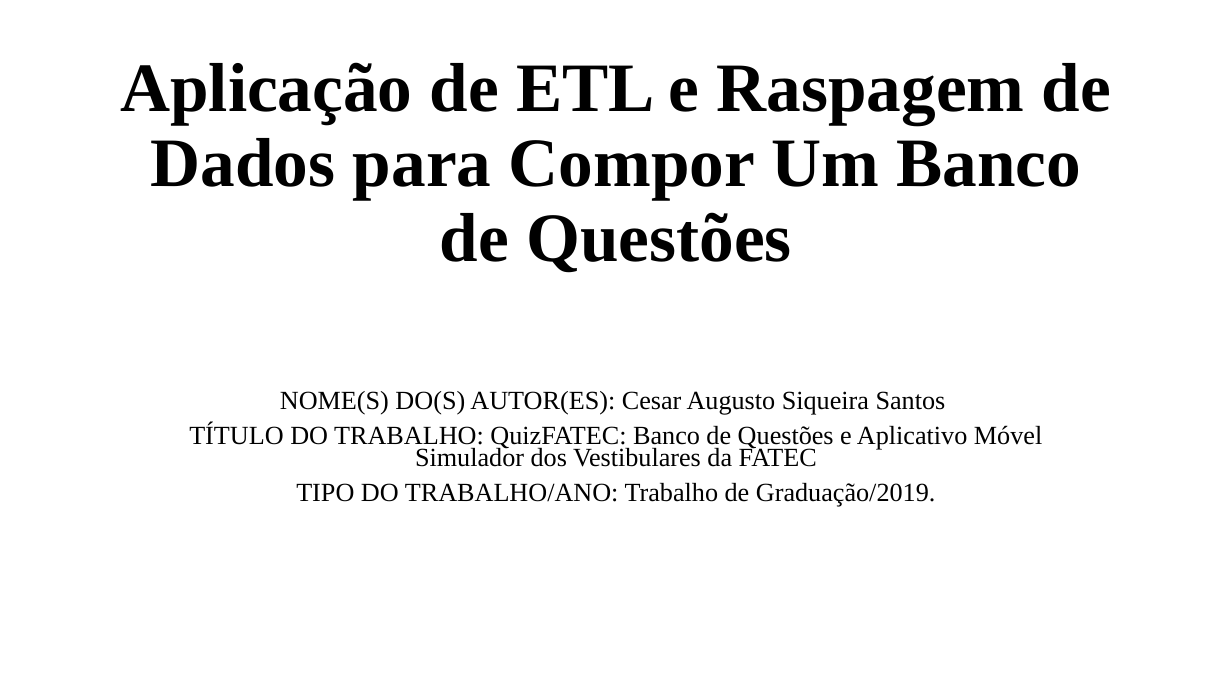
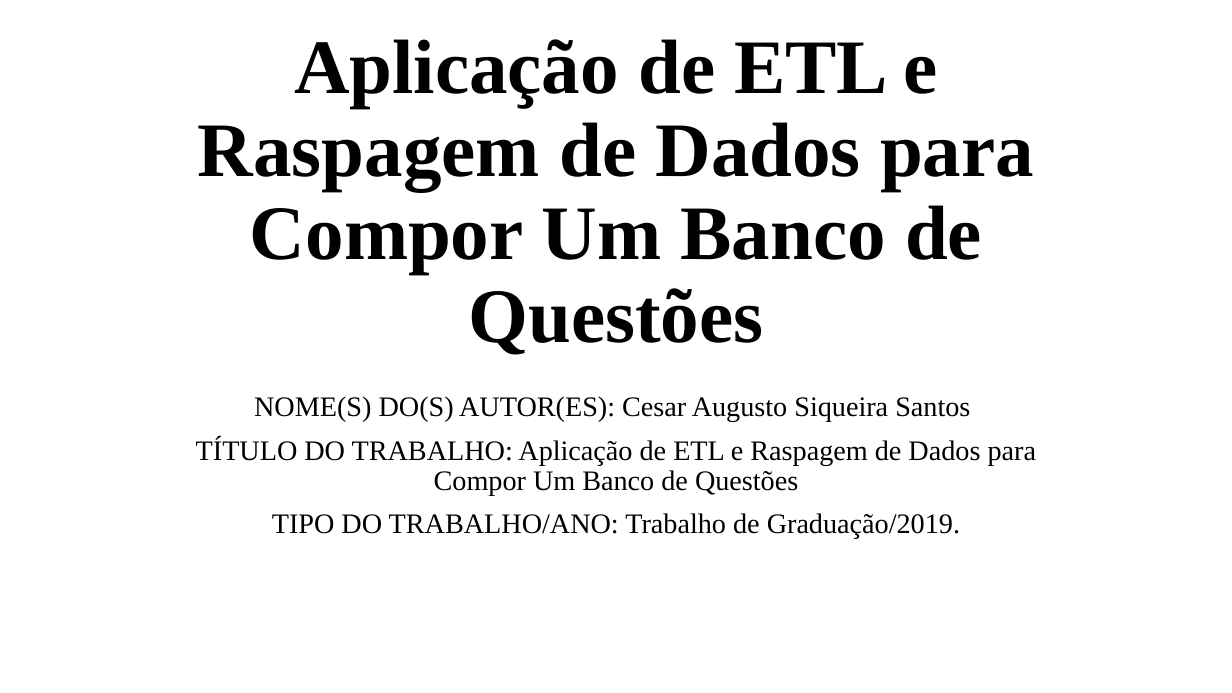
Before and after one commit to cesaraugusto98/TG, a slide deck: slide 1 of Documentacao/Apresentação TG - QuizFATEC.pptx. Drawn at 1232x693 pixels with LibreOffice and Linux fonts; fonts in the diff are those of the drawing. Boxes give left, top, right and bottom in pixels: in the first picture for what was removed or moved away, otherwise in the second. Text is boxed around its words. In the diff, an @@ line names an element or a change of style, - is before the commit and + after.

```diff
--- a/Documentacao/Apresentação TG - QuizFATEC.pptx
+++ b/Documentacao/Apresentação TG - QuizFATEC.pptx
@@ title "Aplicação de ETL e Raspagem ..." at bbox=[198, 39, 1034, 355]: size 54 to 60 pt @@
@@ subtitle at bbox=[254, 396, 970, 539]: size 20.4 to 22 pt in "NOME(S) DO(S) AUTOR(ES): Cesar Augusto Siqueira Santos", "TIPO DO TRABALHO/ANO: Trabalho de Graduação/2019."; line spacing 0.7 to 0.9 @@
@@ subtitle at bbox=[196, 438, 1036, 495]: text changed; size 20.4 to 22 pt @@
-TÍTULO DO TRABALHO: QuizFATEC: Banco de Questões e Aplicativo Móvel Simulador dos Vestibulares da FATEC
+TÍTULO DO TRABALHO: Aplicação de ETL e Raspagem de Dados para Compor Um Banco de Questões
```
Also in this commit, not shown: 9 other slides changed, 3 other files.
